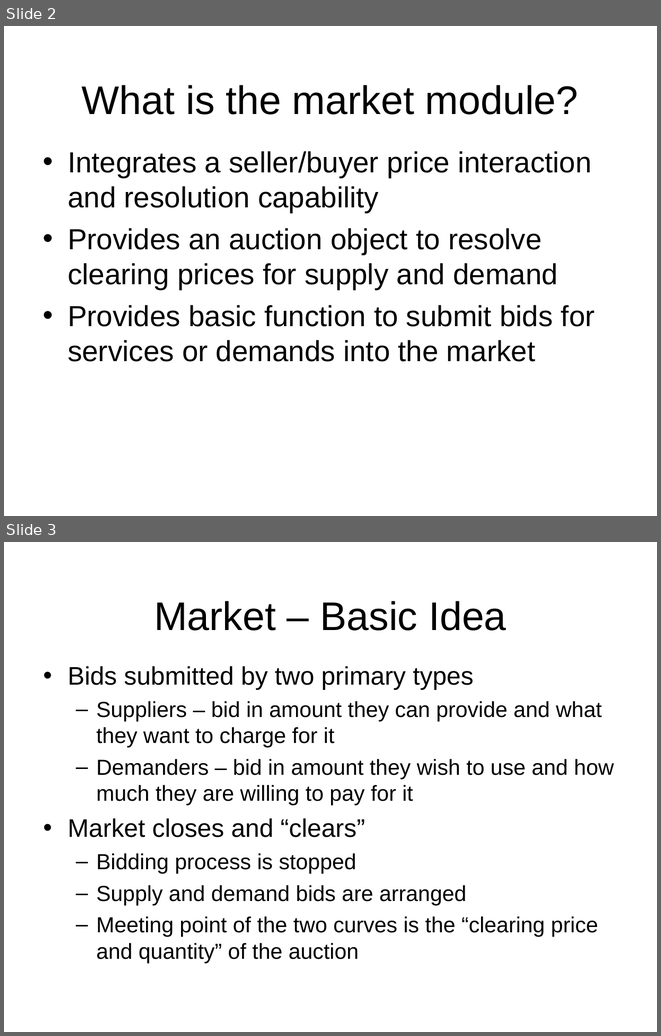
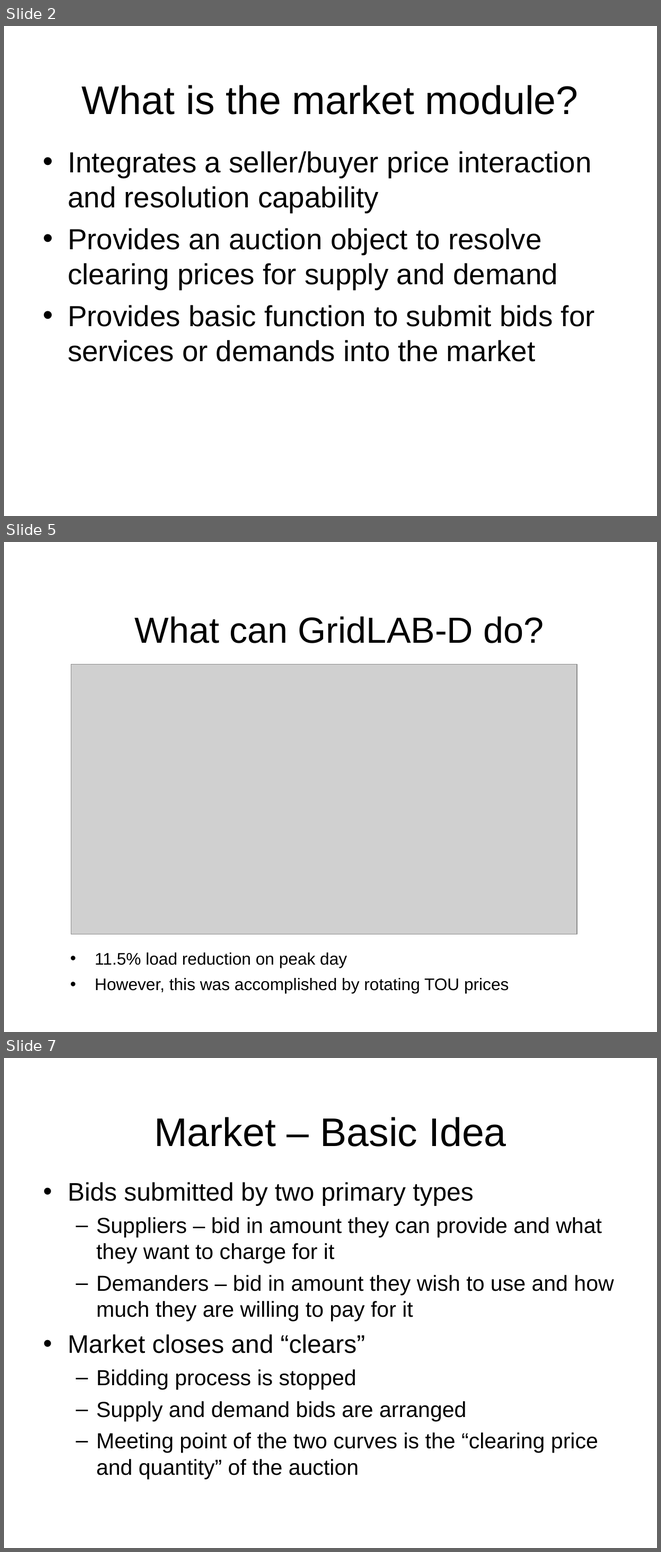
Before and after one commit to gridlab-d/course, a slide deck: FourDayCourse/5.1 - Market Module.ppt. Shown one above the other, each under a label of ours: slides 2 and 3 before the commit, slides 2, 5 and 7 after it; the slides between them are not shown. The pictures are 661x1036 and 661x1552 pixels, drawn with LibreOffice and Linux fonts; fonts in the diff are those of the drawing; grey boxes stand for pictures; background and template pictures are left out. Boxes give left, top, right and bottom in pixels: in the first picture for what was removed or moved away, otherwise in the second. Text is boxed around its words. In the diff, an @@ line names an element or a change of style, - is before the commit and + after.

```diff
--- a/FourDayCourse/5.1 - Market Module.ppt
+++ b/FourDayCourse/5.1 - Market Module.ppt
@@ slide 5 added at (x1=4, y1=542, x2=657, y2=1032), background picture (left out) @@
@@ title added at (x1=135, y1=616, x2=544, y2=643), 40 pt, text #000000 @@
+What can GridLAB-D do?
@@ picture added at (x1=71, y1=664, x2=576, y2=934) @@
@@ text added at (x1=95, y1=952, x2=509, y2=993), 18.5 pt, text #000000 @@
+• 11.5% load reduction on peak day
+• However, this was accomplished by rotating TOU prices
@@ what was slide 3 is now slide 7 @@
```
Also in this commit, not shown: 5 slides changed, 5 other slides added, 1 slide removed, 13 other files.
